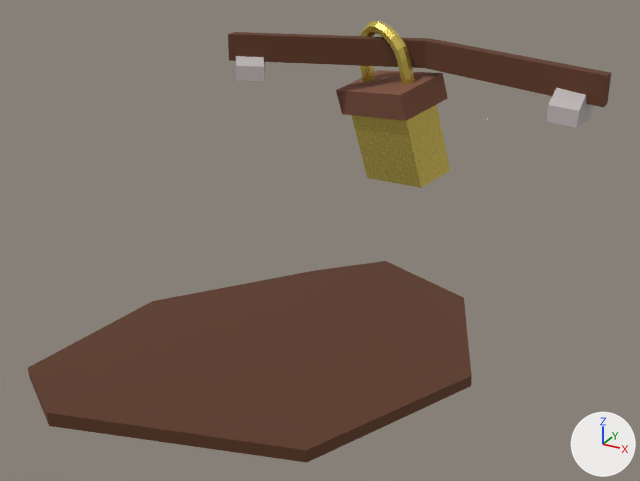
Before and after pictures for a commit that changed the glTF model models/openDoor.glb.
One viewpoint serves both versions: a 50 mm camera at (4.08, -5.13, 5.07) aimed at (0.2, 1.93, 1.54). Arrows for +X, +Y and +Z are at lower right; the lights stay in place. Both versions are drawn at frame 80 of the action 'porteAction'; the numbers are the values there. Objects named as collision shapes, trigger or cutter boxes, shadow casters or lower levels of detail are left out.

Script lines for the objects in view, before the commit:
```python
me_cube_008 = bpy.data.meshes.new('Cube.008')
me_cube_008.from_pydata(...)  # 12 vertices, 20 faces; spans x -1.29..1.29, y -4.12..4.12, z -1.0..1.0
me_cube_008.materials.append(mat_general)  # picture img_texture
me_cylinder_038 = bpy.data.meshes.new('Cylinder.038')
me_cylinder_038.from_pydata(...)  # 167 vertices, 312 faces; spans x -0.93..0.24, y -0.38..0.35, z -1.06..0.93
# faces by material slot: [292, 20]
me_cylinder_038.materials.append(mat_doré)  # yellow #e7d065
me_cylinder_038.materials.append(mat_general)  # picture img_texture
me_cylinder_292 = bpy.data.meshes.new('Cylinder.292')
me_cylinder_292.from_pydata(...)  # 16 vertices, 28 faces; spans x -1.0..1.0, y -0.8..1.0, z -18.8..8.7
me_cylinder_292.materials.append(mat_general)  # picture img_texture
ob_cadenas = bpy.data.objects.new('cadenas', me_cylinder_038)
ob_cadenas.location = (-0.007, 4.589, 2.369)
ob_cadenas.rotation_euler = (0.205, -0.148, -0.391)  # degrees (12, -8.5, -22)
ob_cubed = bpy.data.objects.new('cubeD', me_cube_008)
ob_cubed.location = (2.019, 4.034, 2.689)
ob_cubed.rotation_euler = (0.0, 0.0, -0.255)  # degrees (0, 0, -15)
ob_cubed.scale = (0.175, -0.0634, 0.178)
ob_porte = bpy.data.objects.new('porte', me_cylinder_292)
ob_porte.location = (0.169, 1.261, 0.686)
ob_porte.rotation_euler = (-3.142, -0.0485, 0.0)  # degrees (-180, -2.8, 0)
ob_porte.scale = (1.77, 2.87, 0.0523)
# also in view: 'cubeG' at (-1.96, 4.07, 2.69); 'planche' at (0.1, 4.37, 2.87)
```
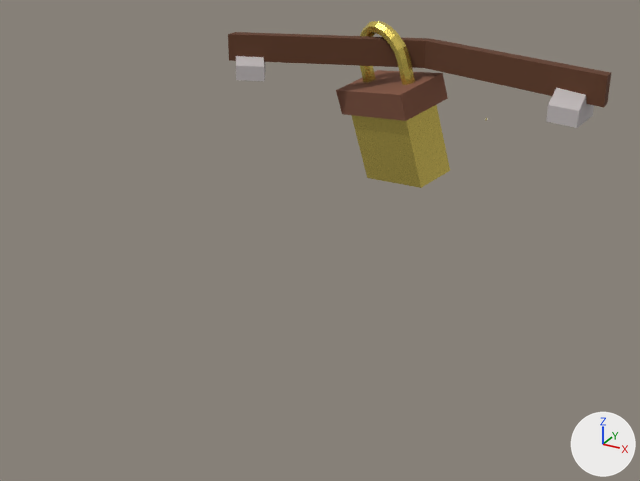
Pixel boxes [x1, y1, x2, y2] of what changed, in the pictures (640 x 481 px):
'porte', moved, turned, rescaled (not visible afterwards): before [28, 261, 472, 463]

What the commit changed:
Object 'porte' (ob_porte) moves from (0.169, 1.261, 0.686) to (-2.773, 2.119, 2.531).
Object 'porte' (ob_porte) turns from (-180, -2.8, 0) to (90, 0, 50) degrees about x, y and z.
Object 'porte' (ob_porte) is rescaled from (1.77, 2.87, 0.0523) to (0.0, 0.0, 0.0).
